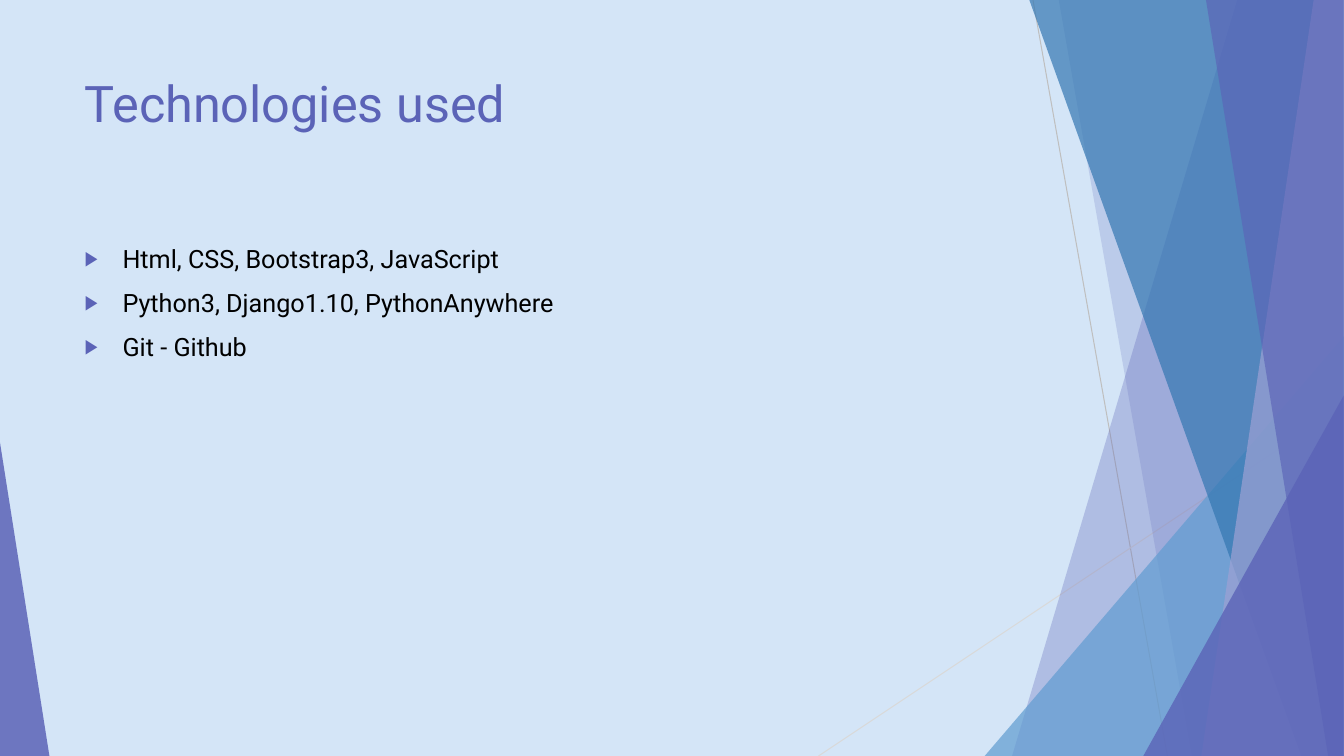
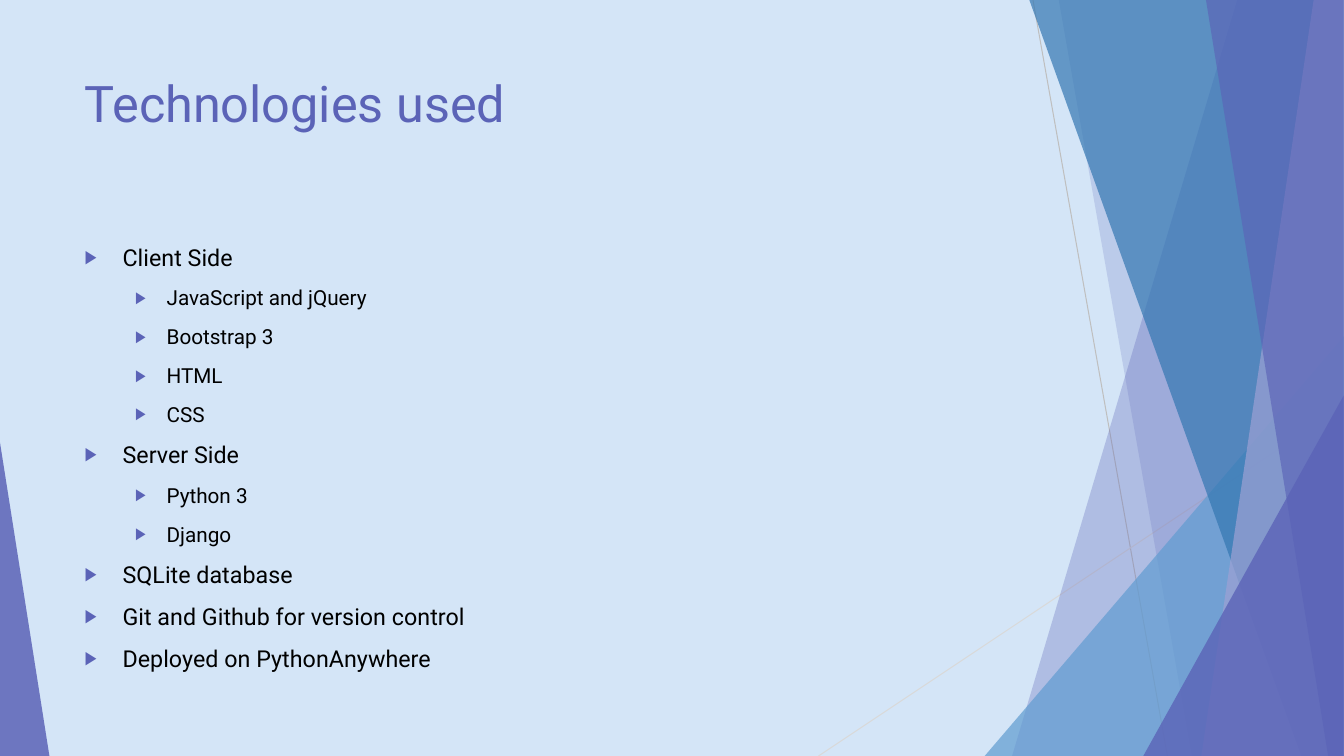
Before and after one commit to Gystark/RulersofKepler, a slide deck: slide 4 of presentation/Kepler.pptx (slide 5 before the commit). Drawn at 1344x756 pixels with LibreOffice and Linux fonts; fonts in the diff are those of the drawing. Boxes give left, top, right and bottom in pixels: in the first picture for what was removed or moved away, otherwise in the second. Text is boxed around its words. In the diff, an @@ line names an element or a change of style, - is before the commit and + after.

```diff
--- a/presentation/Kepler.pptx
+++ b/presentation/Kepler.pptx
@@ text at (123,248,465,672): text changed; size 18 to 16.6 pt @@
-▶ Html, CSS, Bootstrap3, JavaScript
-▶ Python3, Django1.10, PythonAnywhere
-▶ Git - Github
+▶ Client Side
+  ▶ JavaScript and jQuery
+  ▶ Bootstrap 3
+  ▶ HTML
+  ▶ CSS
+▶ Server Side
+  ▶ Python 3
+  ▶ Django
+▶ SQLite database
+▶ Git and Github for version control
+▶ Deployed on PythonAnywhere
```
Also in this commit, not shown: 3 other slides changed, 1 slide added, 4 slides removed, 14 other files.
